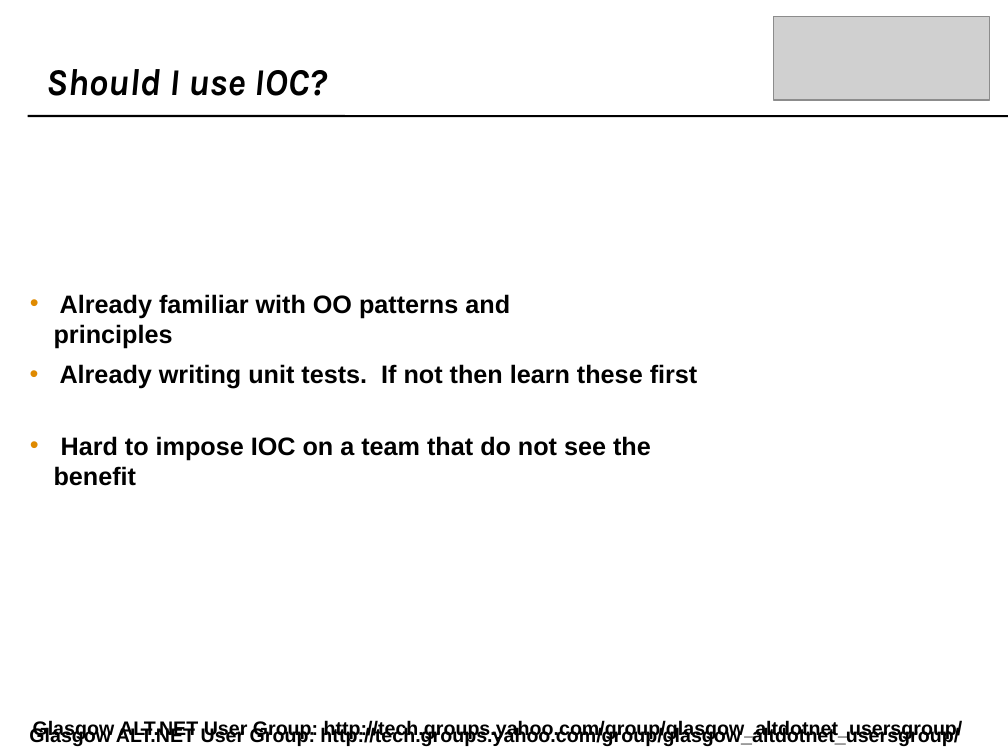
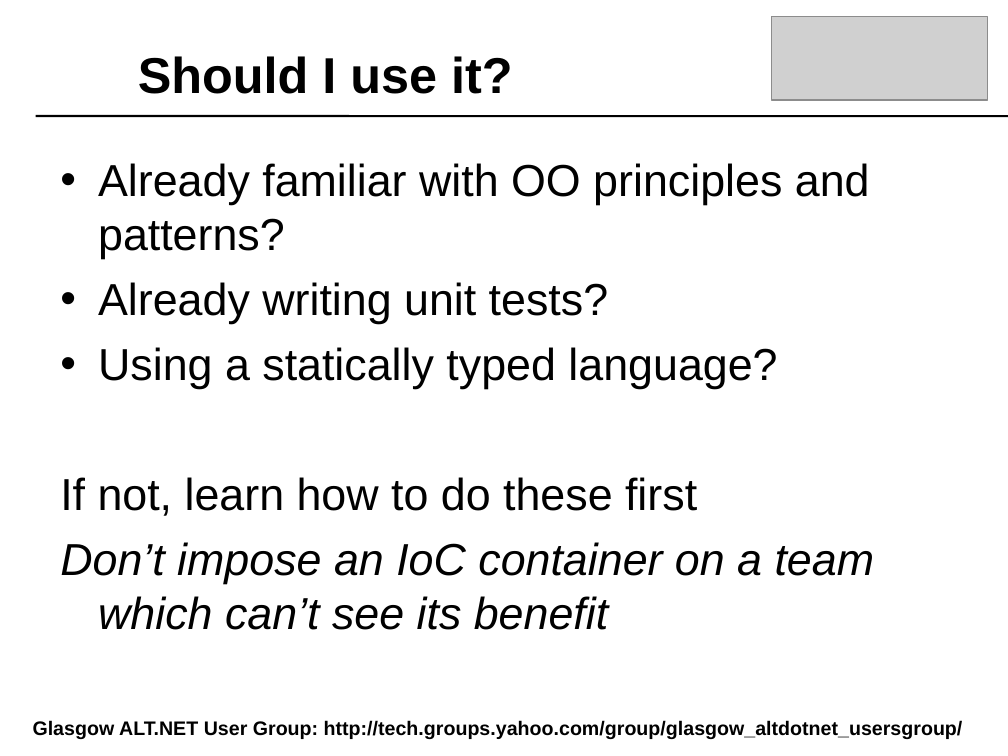
Before and after one commit to craignicol/scotaltdotnet, a slide deck: slide 38 of belfast/IOC-TDD-And Testability.ppt (slide 36 before the commit). Drawn at 1008x756 pixels with LibreOffice and Linux fonts; fonts in the diff are those of the drawing; grey boxes stand for pictures; background and template pictures are left out. Boxes give left, top, right and bottom in pixels: in the first picture for what was removed or moved away, otherwise in the second. Text is boxed around its words. In the diff, an @@ line names an element or a change of style, - is before the commit and + after.

```diff
--- a/belfast/IOC-TDD-And Testability.ppt
+++ b/belfast/IOC-TDD-And Testability.ppt
@@ text at (x1=138, y1=56, x2=512, y2=94): text changed; size 27 to 36 pt; font Karla to Arial; italic off @@
-Should I use IOC?
+Should I use it?
@@ line moved from (27, 116) - (1008, 116) to (35, 116) - (1008, 116) @@
@@ text at (x1=60, y1=163, x2=875, y2=630): text changed; size 18 to 32 pt; bold off @@
-• Already writing unit tests. If not then learn these first
+• Already familiar with OO principles and patterns?
+• Already writing unit tests?
+• Using a statically typed language?
+If not, learn how to do these first
+Don’t impose an IoC container on a team which can’t see its benefit
@@ text removed at (x1=54, y1=294, x2=510, y2=349) @@
-• Already familiar with OO patterns and principles
@@ text removed at (x1=61, y1=436, x2=651, y2=460) @@
-• Hard to impose IOC on a team that do not see the benefit
@@ text removed at (x1=119, y1=720, x2=963, y2=746) @@
-Glasgow ALT.NET User Group: http://tech.groups.yahoo.com/group/glasgow_altdotnet_usersgroup/
```
Also in this commit, not shown: 19 other slides changed, 28 slides added, 7 slides removed, 1 other file.
